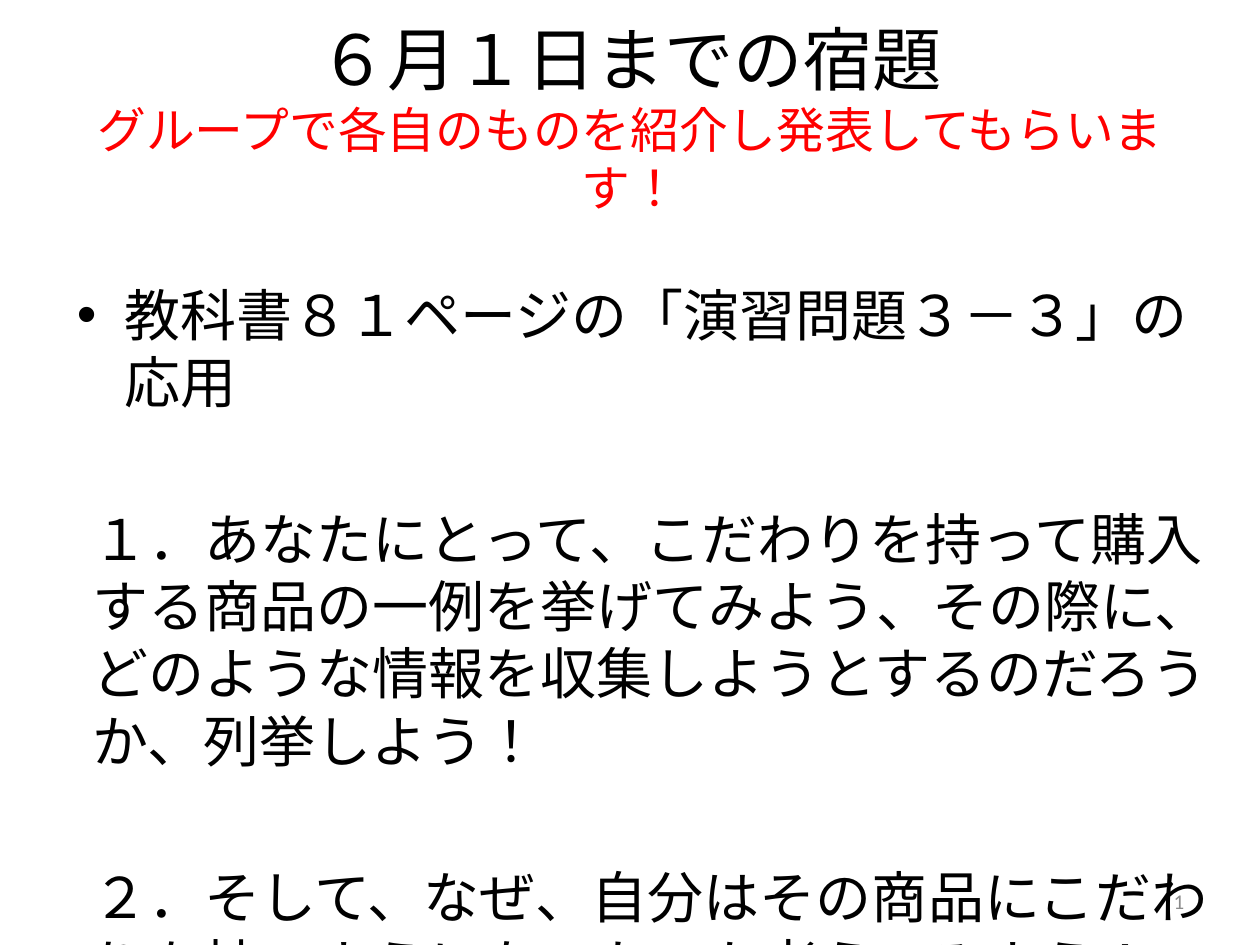
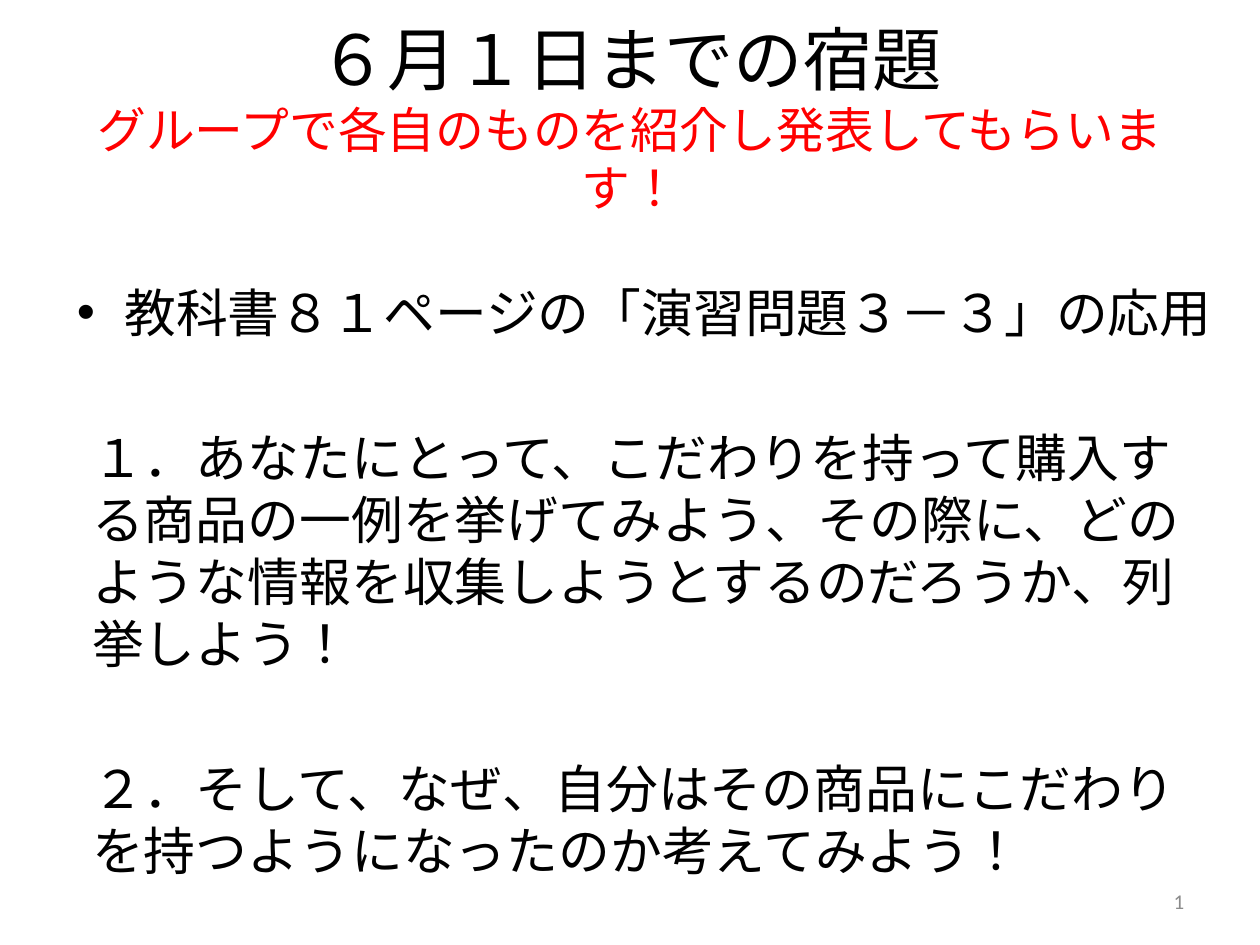
Before and after one commit to kuimac/daigaku, a slide deck: slide 1 of ２年/消費者行動と心理/消費者の行動と心理：第６回（20170525）.pptx. Drawn at 1260x945 pixels with LibreOffice and Linux fonts; fonts in the diff are those of the drawing. Boxes give left, top, right and bottom in pixels: in the first picture for what was removed or moved away, otherwise in the second. Text is boxed around its words. In the diff, an @@ line names an element or a change of style, - is before the commit and + after.

```diff
--- a/２年/消費者行動と心理/消費者の行動と心理：第６回（20170525）.pptx
+++ b/２年/消費者行動と心理/消費者の行動と心理：第６回（20170525）.pptx
@@ text "教科書８１ページの「演習問題３－３」の応用" at (92, 288, 1211, 875): size 32 to 29.6 pt @@
```
Also in this commit, not shown: 1 slide added, 26 other files.
